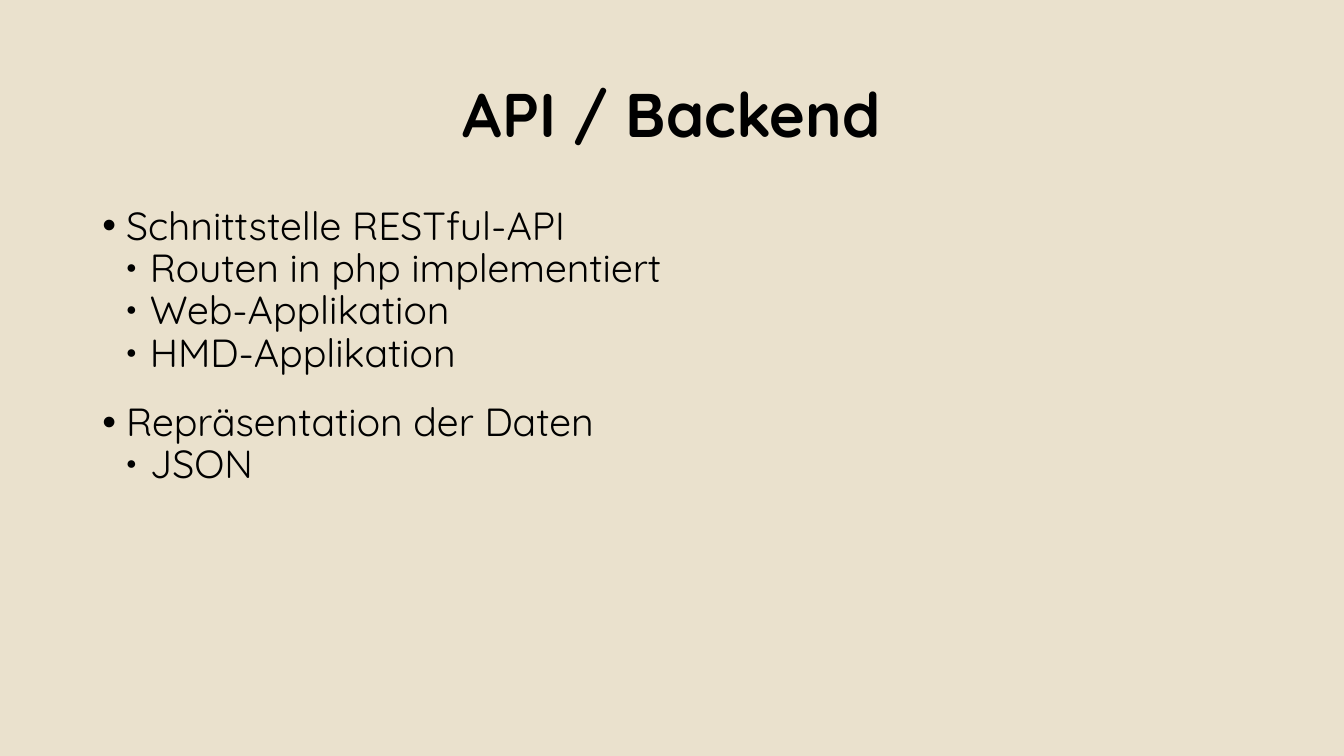
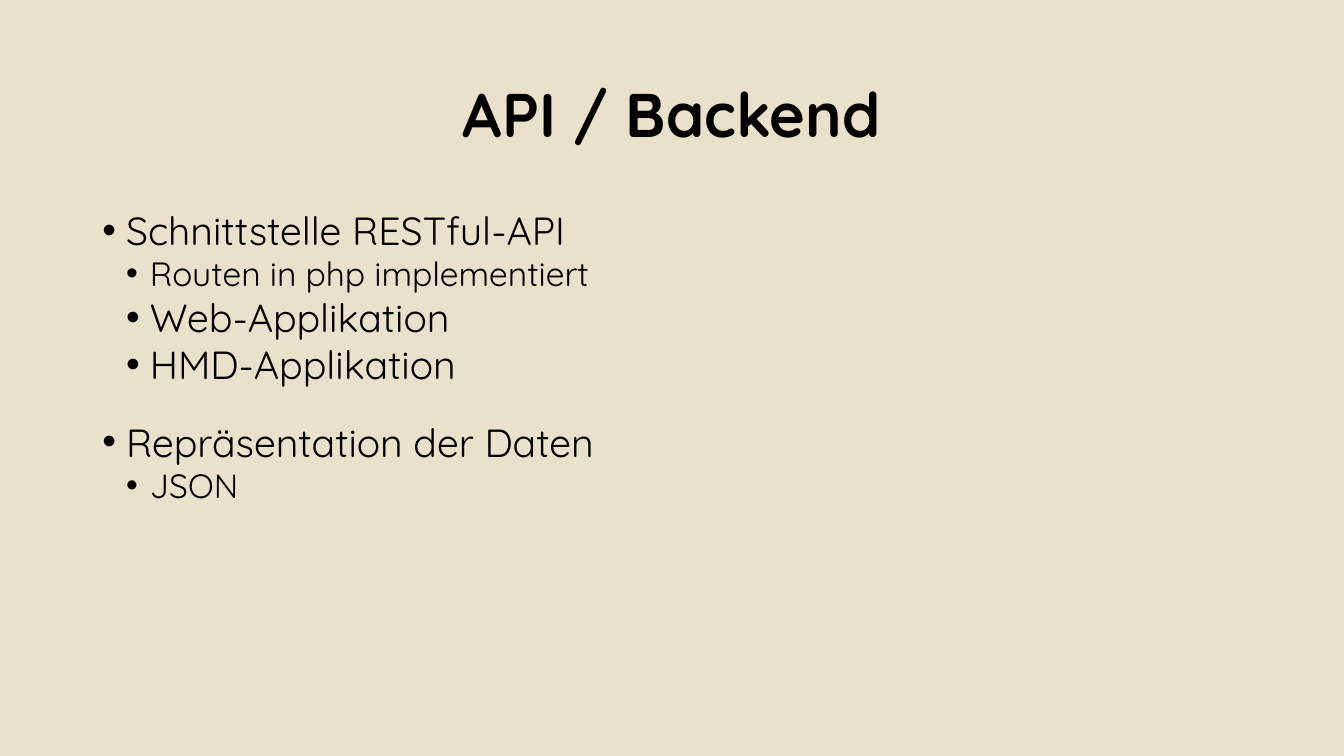
Before and after one commit to Alergeek/Dokumentation, a slide deck: slide 22 of Docs/AbschlussPräsi_lo.pptx (slide 21 before the commit). Drawn at 1344x756 pixels with LibreOffice and Linux fonts; fonts in the diff are those of the drawing; background and template pictures are left out. Boxes give left, top, right and bottom in pixels: in the first picture for what was removed or moved away, otherwise in the second. Text is boxed around its words. In the diff, an @@ line names an element or a change of style, - is before the commit and + after.

```diff
--- a/Docs/AbschlussPräsi_lo.pptx
+++ b/Docs/AbschlussPräsi_lo.pptx
@@ text "Schnittstelle RESTful-API" at [126,216,594,499]: size 28 to 24 pt in "Routen in php implementiert", "JSON"; line spacing 0.9 to 1; bullet ● to • @@
```
Also in this commit, not shown: 2 other slides changed, 3 slides added, 2 slides removed.
